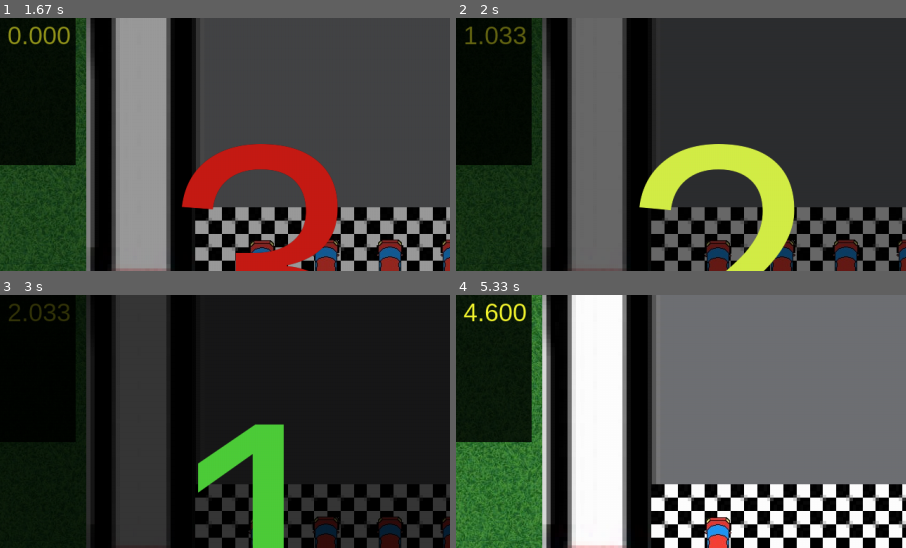
Above: before the commit, frames 1-4 (two rows, left to right).
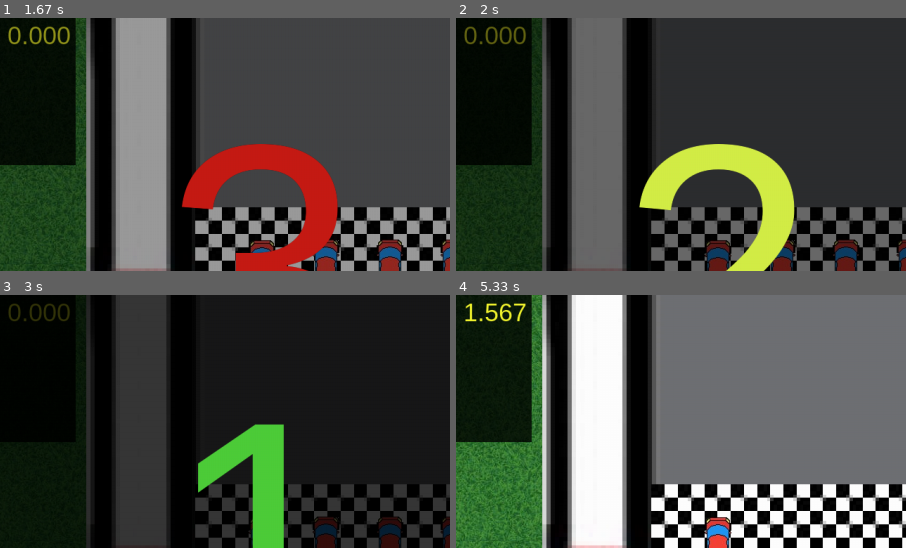
Above: after the commit, the same moments.

Repository: PiotrFurtak/Motorola
Game: pygame game, started from Main.py
Two runs of this game, one before a commit and one after it. Both use one fixed random seed, a clock stepped at 60 frames per second and the inputs below.
Inputs (mouse positions are % of the whole screen's width and height, from its top left):
- Up to frame 1 (1.67 s): tap Space at 0.33 s; click (50, 77) at 0.72 s
- Up to frame 2 (2 s): no input
- Up to frame 3 (3 s): no input
- Up to frame 4 (5.33 s): click (85, 76) at 4.82 s
The pictures show only the part of the screen within x 21-71%, y 1-51%; the shares and areas given below are measured in that part.

Frame 1 is identical in both runs. In frame 2, 0.2% of the frame differs, in the area x 1-16%, y 3-11%; in frame 3, 0.1%; in frame 4, 0.5%.

Commit message:
Poprawny czas

Diff:
--- a/Game.py
+++ b/Game.py
@@ -84,11 +84,14 @@
             self.window.blit(surface,(0,0)) # Wyrzucamy na ekran
             pygame.display.update() # Uaktualniamy
             sleep(1) # Czekamy sekundę
+            self.begginingTime = time()
             self.window.fill(self.WHITE) # Czyścimy ekran
+            for oCar in self.allCars: oCar.laps_times[-1] = time()
             self.draw() # Rysujmy wszystko z powrotem
 
         pygame.display.update() # Uaktualniamy
         self.is_countdown_finished = True # Zmienna =True powoduje, że nigdy więcej ta funkcja się nie wywoła
+        self.begginingTime = time()
 
 
     def draw(self): # Funkcja rysująca wszystko na ekranie
@@ -124,7 +127,8 @@
             lap_text = self.font.render(f"{self.car_names[oCar.car_id]}: {laps}: {last_time}", True, self.WHITE) # Właściwe rysowanie
             text_to_blit.setdefault(lap_text,(10,60+35*i)) # Dodajemy do kolejnki do rysowania
 
-        player_lap_time = self.font.render("Czas okrążenia: "+"{0:.3f}".format(time()-self.player.laps_times[-1]),True,self.YELLOW)
+        actual_time = time()-self.player.laps_times[-1]
+        player_lap_time = self.font.render("Czas okrążenia: "+"{0:.3f}".format(actual_time if self.is_countdown_finished else 0),True,self.YELLOW)
         text_to_blit.setdefault(player_lap_time,(10,10)) # Info o aktualnym czasie okrążenia gracza
 
         surface = pygame.surface.Surface((self.WINDOW_WIDTH,self.WINDOW_HEIGHT),pygame.SRCALPHA) # Zmienna surface istnieje po to, żeby rysować
